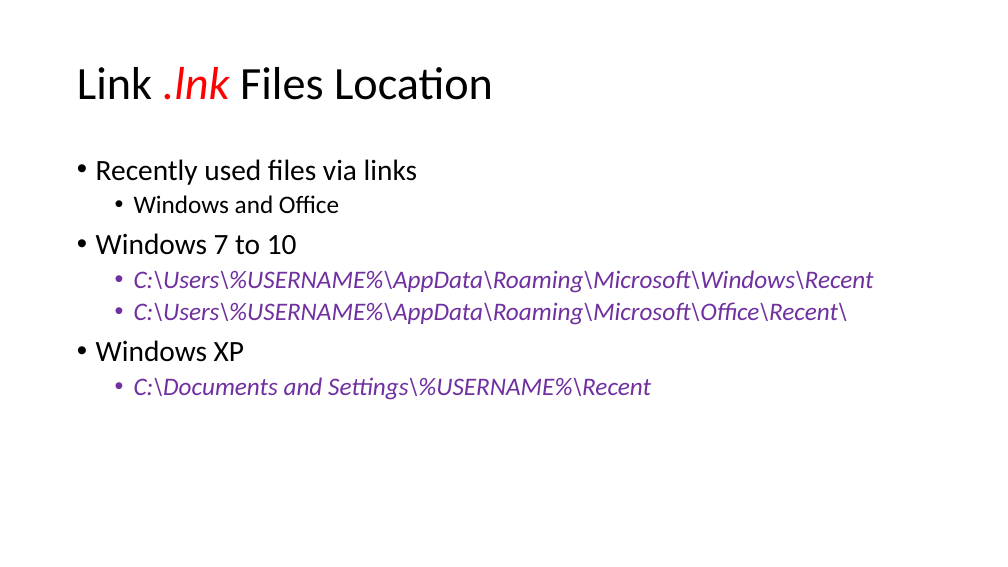
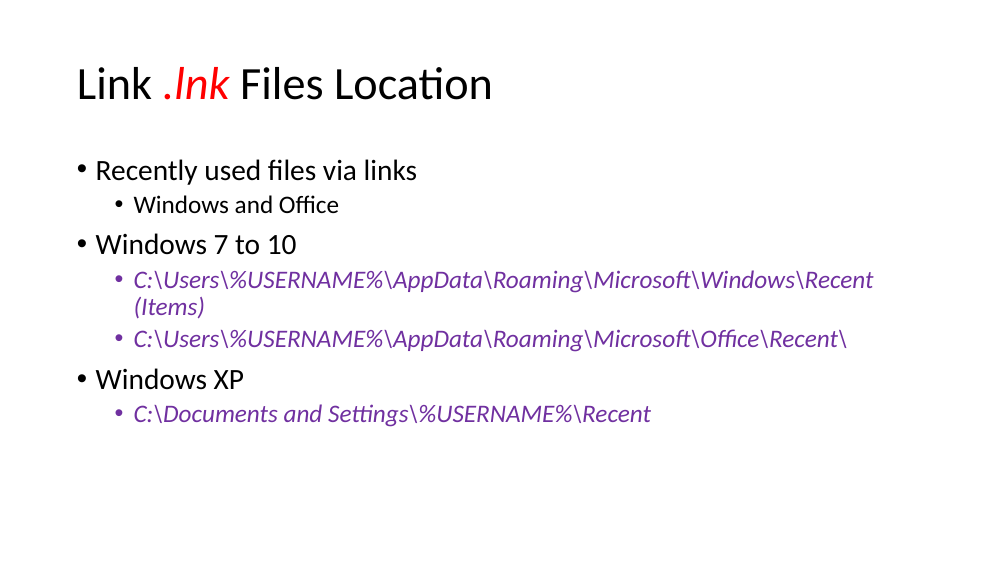
Before and after one commit to frankwxu/digital-forensics-lab, a slide deck: slide 10 of NIST_Data_Leakage_Case/NIST_Data_Leakage_07_NetworkDrive_Cloud.pptx. Drawn at 1008x567 pixels with LibreOffice and Linux fonts; fonts in the diff are those of the drawing; background and template pictures are left out. Boxes give left, top, right and bottom in pixels: in the first picture for what was removed or moved away, otherwise in the second. Text is boxed around its words. In the diff, an @@ line names an element or a change of style, - is before the commit and + after.

```diff
--- a/NIST_Data_Leakage_Case/NIST_Data_Leakage_07_NetworkDrive_Cloud.pptx
+++ b/NIST_Data_Leakage_Case/NIST_Data_Leakage_07_NetworkDrive_Cloud.pptx
@@ text at (x1=134, y1=270, x2=874, y2=319): text changed @@
-  • C:\Users\%USERNAME%\AppData\Roaming\Microsoft\Windows\Recent
+  • C:\Users\%USERNAME%\AppData\Roaming\Microsoft\Windows\Recent (Items)
```
Also in this commit, not shown: 3 other slides changed, 2 slides added, 1 slide removed, 2 other files.
